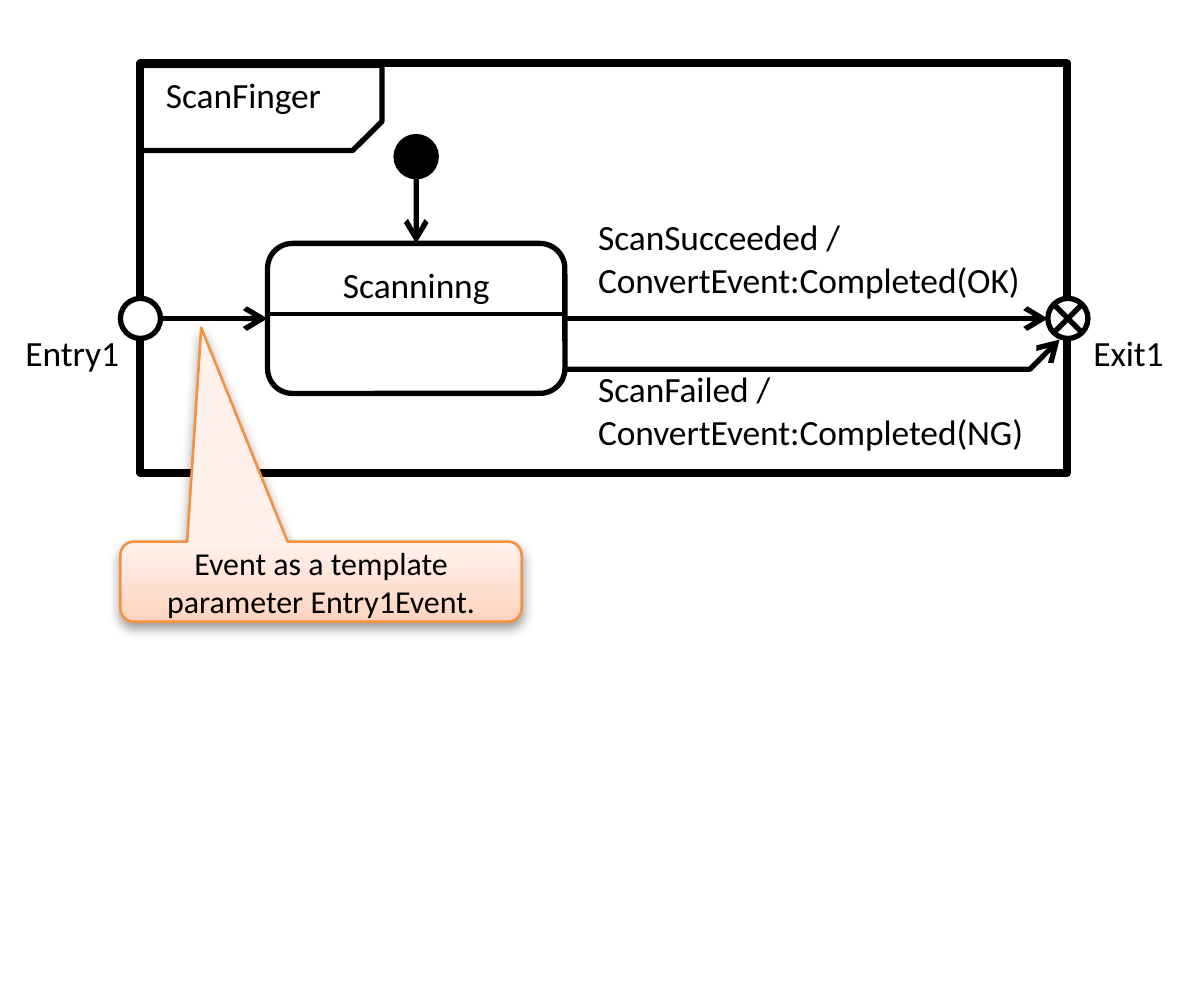
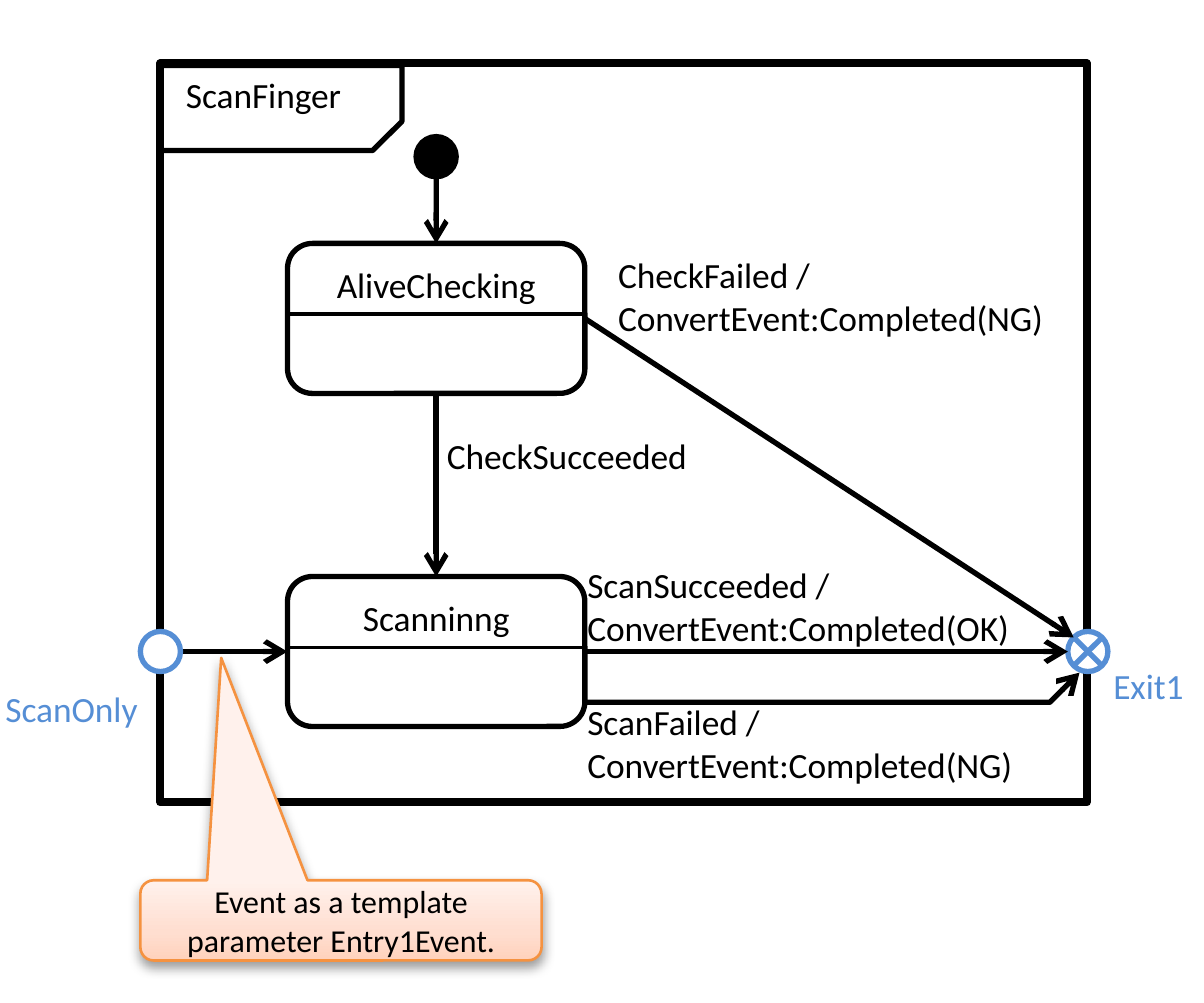
Before and after one commit to redboltz/cpp_sample, a slide deck: slide 18 of boost_training/msm/fig.pptx. Drawn at 1204x1003 pixels with LibreOffice and Linux fonts; fonts in the diff are those of the drawing. Boxes give left, top, right and bottom in pixels: in the first picture for what was removed or moved away, otherwise in the second. Text is boxed around its words. In the diff, an @@ line names an element or a change of style, - is before the commit and + after.

Commit message:
Added alive checking status on finger print example.

```diff
--- a/boost_training/msm/fig.pptx
+++ b/boost_training/msm/fig.pptx
@@ rectangle: place and size @@
-rectangle at <box>140,64,1067,473</box>
+rectangle at <box>160,64,1087,802</box>
@@ rounded rectangle added at <box>288,244,585,395</box>, outline #000000 1.5 pt, 10 pt, text #000000 @@
+AliveChecking
@@ text added at <box>618,263,1043,340</box>, 10 pt, text #000000 @@
+CheckFailed / ConvertEvent:Completed(NG)
@@ ellipse removed at <box>120,298,160,339</box> @@
@@ ellipse removed at <box>1046,298,1087,339</box> @@
@@ 1 text, 1 ellipse, 1 arrow, 1 snip rect, 1 line: place and size @@
-1 text, 1 ellipse, 1 arrow, 1 snip rect, 1 line at <box>140,66,563,313</box>
+1 text, 1 ellipse, 1 arrow, 1 snip rect, 1 line at <box>160,66,583,313</box>
@@ arrow added from (585, 318) to (1072, 636), #000000 1.5 pt @@
@@ line removed from (1054, 303) to (1082, 333) @@
@@ line removed from (1082, 303) to (1054, 333) @@
@@ text removed at <box>25,343,118,372</box> @@
-Entry1
@@ arrow added from (435, 395) to (435, 575), #000000 1.5 pt @@
@@ text added at <box>447,444,687,470</box>, 10 pt, text #000000 @@
+CheckSucceeded
@@ text "ScanSucceeded / ConvertEvent:Completed(OK)": place and size @@
-text "ScanSucceeded / ConvertEvent:Completed(OK)" at <box>598,225,1019,299</box>
+text "ScanSucceeded / ConvertEvent:Completed(OK)" at <box>587,573,1008,649</box>
@@ rounded rectangle "Scanninng": place and size @@
-rounded rectangle "Scanninng" at <box>267,244,565,395</box>
+rounded rectangle "Scanninng" at <box>288,575,585,725</box>
@@ ellipse added at <box>140,631,181,672</box>, fill #FFFFFF, outline #558ED5 1.5 pt @@
@@ line added from (288, 647) to (583, 647), #000000 1 pt @@
@@ 2 arrows, 1 text: place and size @@
-2 arrows, 1 text at <box>160,318,1163,367</box>
+2 arrows, 1 text at <box>181,652,1183,699</box>
@@ ellipse added at <box>1067,631,1107,672</box>, fill #FFFFFF, outline #558ED5 1.5 pt @@
@@ line added from (1072, 636) to (1102, 664), #558ED5 1.5 pt @@
@@ line added from (1102, 636) to (1072, 664), #558ED5 1.5 pt @@
@@ text "Exit1" at <box>1113,674,1183,699</box>: text colour #000000 to #558ED5 @@
@@ text "ScanFailed / ConvertEvent:Completed(NG)": place and size @@
-text "ScanFailed / ConvertEvent:Completed(NG)" at <box>598,377,1023,451</box>
+text "ScanFailed / ConvertEvent:Completed(NG)" at <box>587,710,1012,784</box>
@@ freeform shape: place and size @@
-freeform shape at <box>568,339,1059,369</box>
+freeform shape at <box>585,672,1077,703</box>
@@ text added at <box>5,697,137,728</box>, 10 pt, text #558ED5 @@
+ScanOnly
@@ rounded speech box "Event as a template parameter ...": place and size @@
-rounded speech box "Event as a template parameter ..." at <box>120,542,519,621</box>
+rounded speech box "Event as a template parameter ..." at <box>140,881,540,960</box>
@@ rounded speech box "Event as a template parameter ..." at <box>140,881,540,960</box>: proportions changed @@
```
Also in this commit, not shown: 1 other slide changed, 1 other file.
